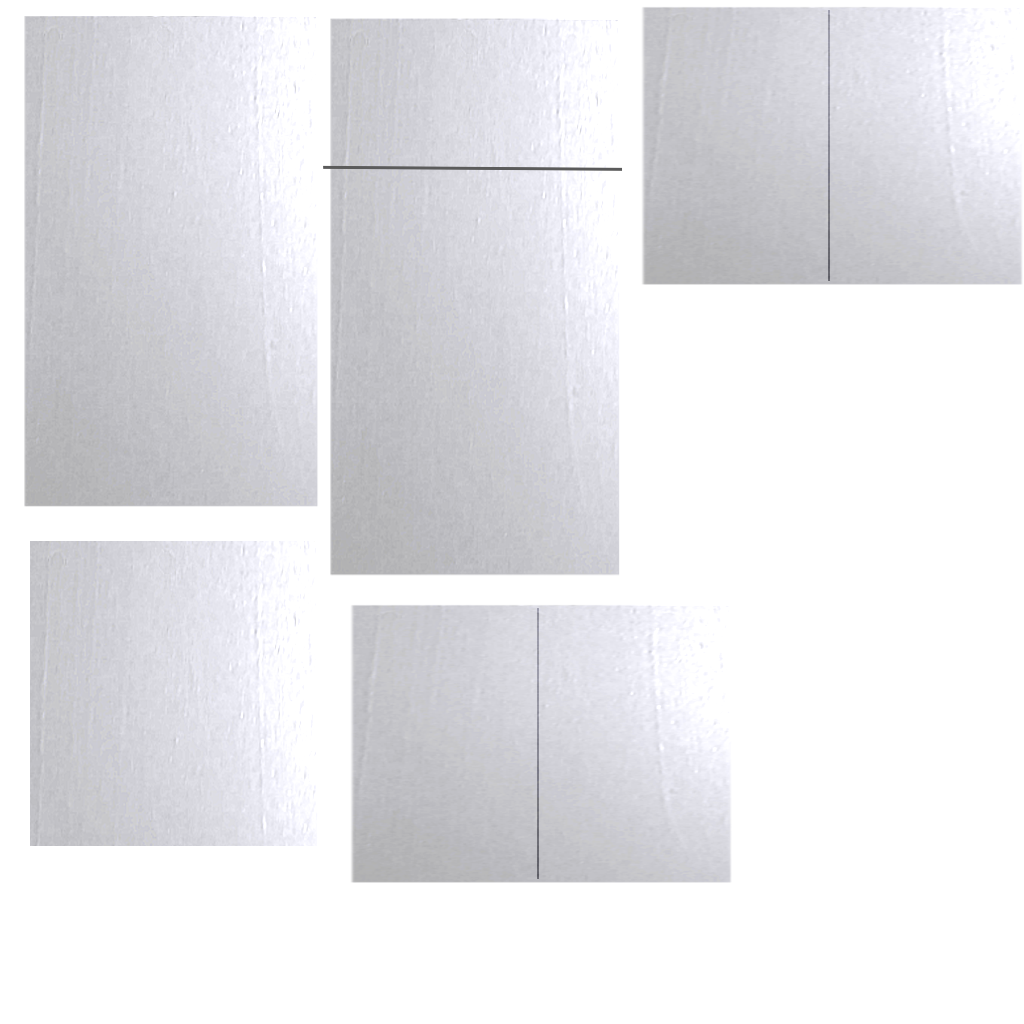
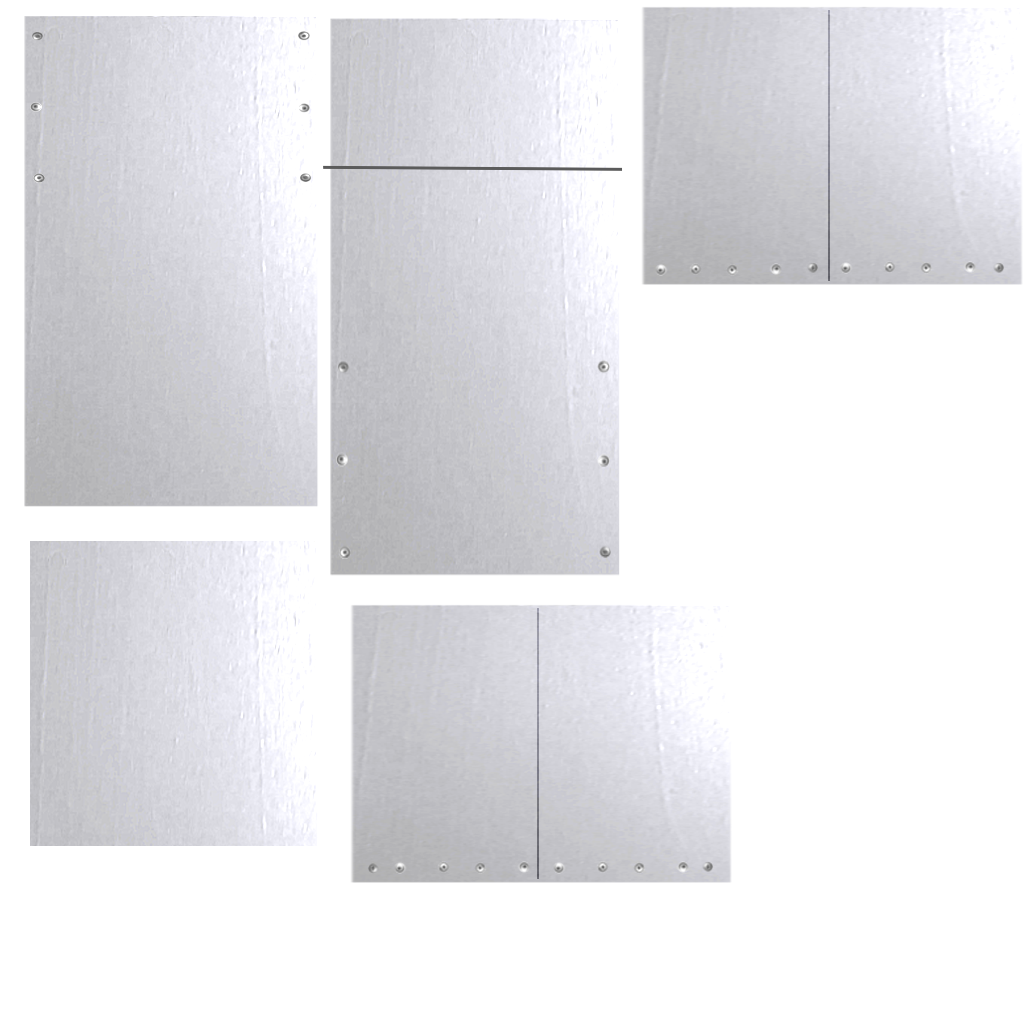
Two versions of the same layered image (w=1024, h=1024). Layer-by-layer changes:
added layer "Pasted Layer #10" above "Pasted Layer #8" over <box>655,261,1005,276</box>
added layer "Pasted Layer #8" above "Pasted Layer #7" over <box>368,861,714,874</box>
added layer "Pasted Layer #7" above "Pasted Layer #6" over <box>336,359,611,559</box>
added layer "Pasted Layer #6" above "Pasted Layer #5" over <box>30,31,311,183</box>
